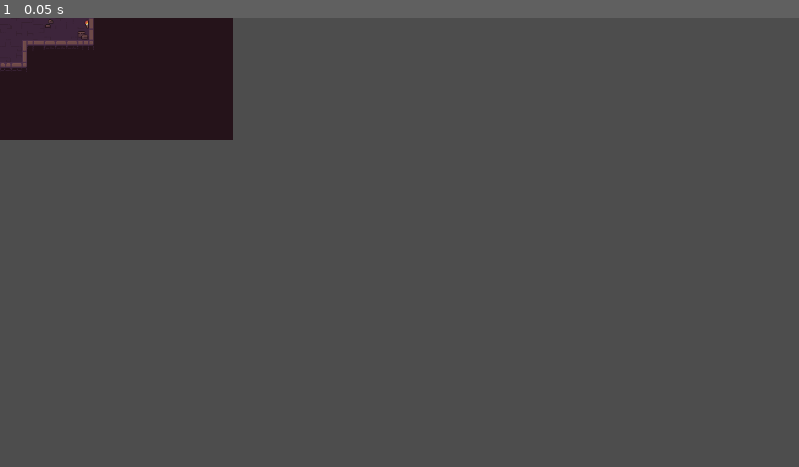
Above: before the commit, frame 1.
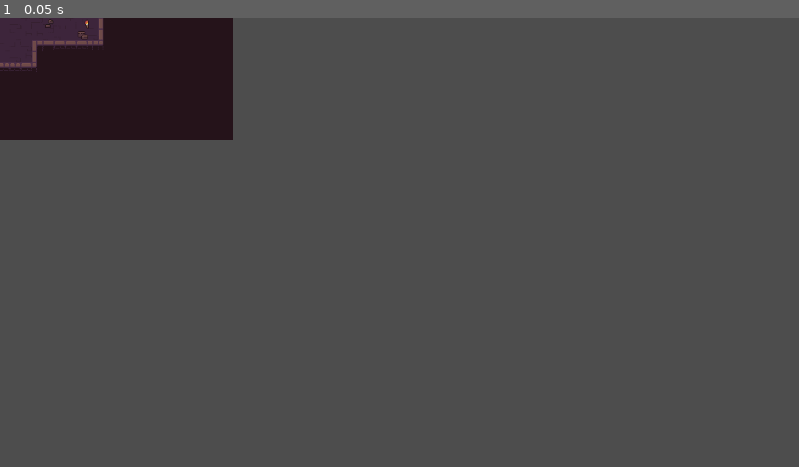
Above: after the commit, the same moment.

Repository: ArKade523/virtue-for-vice
Game: Godot game, scene res://Scenes/dungeon1.tscn
Same seed, same stepped clock (60 frames per second), same inputs: the game is played once before the commit and once after it.
Inputs:
- Up to frame 1 (0.05 s): no input

The runs differ from the first frame. In frame 1, 0.2% of the frame differs, in the area x 0-13%, y 0-13%.

Commit message:
Added collision to walls

Diff:
--- a/Scenes/dungeon1.tscn
+++ b/Scenes/dungeon1.tscn
@@ -113,9 +113,11 @@
 texture = ExtResource("1_3sbh4")
 0:0/0 = 0
 0:0/0/terrain_set = 0
+0:0/0/physics_layer_0/polygon_0/points = PackedVector2Array(8, 8, 8, -8, 1.0625, -8, 0.75, 8)
 0:0/0/terrains_peering_bit/bottom_right_corner = 0
 1:0/0 = 0
 1:0/0/terrain_set = 0
+1:0/0/physics_layer_0/polygon_0/points = PackedVector2Array(8, 8, 8, -8, -8, -8, -8, 8)
 1:0/0/terrains_peering_bit/bottom_right_corner = 0
 1:0/0/terrains_peering_bit/bottom_side = 0
 1:0/0/terrains_peering_bit/bottom_left_corner = 0
@@ -123,16 +125,19 @@
 1:0/0/terrains_peering_bit/top_left_corner = 0
 2:0/0 = 0
 2:0/0/terrain_set = 0
+2:0/0/physics_layer_0/polygon_0/points = PackedVector2Array(-8, -8, -8, 8, 8, 8, 8, -8)
 2:0/0/terrains_peering_bit/bottom_right_corner = 0
 2:0/0/terrains_peering_bit/bottom_side = 0
 2:0/0/terrains_peering_bit/bottom_left_corner = 0
 3:0/0 = 0
 3:0/0/terrain_set = 0
+3:0/0/physics_layer_0/polygon_0/points = PackedVector2Array(-8, -8, 8, -8, 8, 8, -8, 8)
 3:0/0/terrains_peering_bit/bottom_right_corner = 0
 3:0/0/terrains_peering_bit/bottom_side = 0
 3:0/0/terrains_peering_bit/bottom_left_corner = 0
 4:0/0 = 0
 4:0/0/terrain_set = 0
+4:0/0/physics_layer_0/polygon_0/points = PackedVector2Array(-8, -8, 8, -8, 8, 8, -8, 8)
 4:0/0/terrains_peering_bit/right_side = 0
 4:0/0/terrains_peering_bit/bottom_right_corner = 0
 4:0/0/terrains_peering_bit/bottom_side = 0
@@ -140,6 +145,7 @@
 4:0/0/terrains_peering_bit/top_right_corner = 0
 5:0/0 = 0
 5:0/0/terrain_set = 0
+5:0/0/physics_layer_0/polygon_0/points = PackedVector2Array(-0.75, -8, -0.875, 8, -8, 8, -8, -8)
 5:0/0/terrains_peering_bit/bottom_left_corner = 0
 6:0/0 = 0
 6:0/0/terrain_set = 0
@@ -187,6 +193,7 @@
 9:0/0/terrains_peering_bit/top_right_corner = 0
 0:1/0 = 0
 0:1/0/terrain_set = 0
+0:1/0/physics_layer_0/polygon_0/points = PackedVector2Array(0.8125, -8, 8, -8, 8, 8, 1.125, 8)
 0:1/0/terrains_peering_bit/right_side = 0
 0:1/0/terrains_peering_bit/bottom_right_corner = 0
 0:1/0/terrains_peering_bit/top_right_corner = 0
@@ -200,6 +207,7 @@
 4:1/0/terrain_set = 0
 5:1/0 = 0
 5:1/0/terrain_set = 0
+5:1/0/physics_layer_0/polygon_0/points = PackedVector2Array(-8, -8, -1.125, -8, -0.6875, 8, -8, 8)
 5:1/0/terrains_peering_bit/bottom_left_corner = 0
 5:1/0/terrains_peering_bit/left_side = 0
 5:1/0/terrains_peering_bit/top_left_corner = 0
@@ -249,6 +257,7 @@
 9:1/0/terrains_peering_bit/top_right_corner = 0
 0:2/0 = 0
 0:2/0/terrain_set = 0
+0:2/0/physics_layer_0/polygon_0/points = PackedVector2Array(0.875, -8, 8, -8, 8.625, 8.25, 8, 8, 1.0625, 8)
 0:2/0/terrains_peering_bit/right_side = 0
 0:2/0/terrains_peering_bit/bottom_right_corner = 0
 0:2/0/terrains_peering_bit/top_right_corner = 0
@@ -280,6 +289,7 @@
 4:2/0/terrain_set = 0
 5:2/0 = 0
 5:2/0/terrain_set = 0
+5:2/0/physics_layer_0/polygon_0/points = PackedVector2Array(-8, -8, -0.75, -8, -0.875, 8, -8, 8)
 5:2/0/terrains_peering_bit/bottom_left_corner = 0
 5:2/0/terrains_peering_bit/left_side = 0
 5:2/0/terrains_peering_bit/top_left_corner = 0
@@ -329,6 +339,7 @@
 9:2/0/terrains_peering_bit/top_right_corner = 0
 0:3/0 = 0
 0:3/0/terrain_set = 0
+0:3/0/physics_layer_0/polygon_0/points = PackedVector2Array(0.9375, -8, 8, -8, 8, 8, 0.9375, 8)
 0:3/0/terrains_peering_bit/right_side = 0
 0:3/0/terrains_peering_bit/bottom_right_corner = 0
 0:3/0/terrains_peering_bit/top_right_corner = 0
@@ -342,6 +353,7 @@
 4:3/0/terrain_set = 0
 5:3/0 = 0
 5:3/0/terrain_set = 0
+5:3/0/physics_layer_0/polygon_0/points = PackedVector2Array(-8, -8, -0.8125, -8, -0.875, 8, -8, 8)
 5:3/0/terrains_peering_bit/bottom_left_corner = 0
 5:3/0/terrains_peering_bit/left_side = 0
 5:3/0/terrains_peering_bit/top_left_corner = 0
@@ -353,29 +365,35 @@
 9:3/0 = 0
 0:4/0 = 0
 0:4/0/terrain_set = 0
+0:4/0/physics_layer_0/polygon_0/points = PackedVector2Array(0.75, -8, 8, -8, 8, -0.875, 0.9375, -0.8125)
 0:4/0/terrains_peering_bit/top_right_corner = 0
 1:4/0 = 0
 1:4/0/terrain_set = 0
+1:4/0/physics_layer_0/polygon_0/points = PackedVector2Array(-8, -8, 8, -8, 8, -0.8125, -8, -0.875, -8.1875, -8.5)
 1:4/0/terrains_peering_bit/top_left_corner = 0
 1:4/0/terrains_peering_bit/top_side = 0
 1:4/0/terrains_peering_bit/top_right_corner = 0
 2:4/0 = 0
 2:4/0/terrain_set = 0
+2:4/0/physics_layer_0/polygon_0/points = PackedVector2Array(-8, -8, 8, -8, 8, -0.9375, -8, -0.9375)
 2:4/0/terrains_peering_bit/top_left_corner = 0
 2:4/0/terrains_peering_bit/top_side = 0
 2:4/0/terrains_peering_bit/top_right_corner = 0
 3:4/0 = 0
 3:4/0/terrain_set = 0
+3:4/0/physics_layer_0/polygon_0/points = PackedVector2Array(-8, -8, 8, -8, 8, 4.5, 8, -0.875, -8, -0.5625)
 3:4/0/terrains_peering_bit/top_left_corner = 0
 3:4/0/terrains_peering_bit/top_side = 0
 3:4/0/terrains_peering_bit/top_right_corner = 0
 4:4/0 = 0
 4:4/0/terrain_set = 0
+4:4/0/physics_layer_0/polygon_0/points = PackedVector2Array(-8, -8, 8, -8, 8, -0.6875, -8, -0.875)
 4:4/0/terrains_peering_bit/top_left_corner = 0
 4:4/0/terrains_peering_bit/top_side = 0
 4:4/0/terrains_peering_bit/top_right_corner = 0
 5:4/0 = 0
 5:4/0/terrain_set = 0
+5:4/0/physics_layer_0/polygon_0/points = PackedVector2Array(-8, -8, -0.6875, -8, -0.875, 0.0625, -8, 0.1875)
 5:4/0/terrains_peering_bit/top_left_corner = 0
 6:4/0 = 0
 6:4/0/terrain_set = 0
@@ -384,6 +402,7 @@
 9:4/0 = 0
 0:5/0 = 0
 0:5/0/terrain_set = 0
+0:5/0/physics_layer_0/polygon_0/points = PackedVector2Array(-8, -8, 8, -8, 8, -0.625, -0.875, -0.875, -0.8125, 8, -8, 8)
 0:5/0/terrains_peering_bit/bottom_left_corner = 0
 0:5/0/terrains_peering_bit/left_side = 0
 0:5/0/terrains_peering_bit/top_left_corner = 0
@@ -391,16 +410,19 @@
 0:5/0/terrains_peering_bit/top_right_corner = 0
 1:5/0 = 0
 1:5/0/terrain_set = 0
+1:5/0/physics_layer_0/polygon_0/points = PackedVector2Array(-8, -8, 8, -8, 8, -0.6875, -8, -0.5625)
 1:5/0/terrains_peering_bit/top_left_corner = 0
 1:5/0/terrains_peering_bit/top_side = 0
 1:5/0/terrains_peering_bit/top_right_corner = 0
 2:5/0 = 0
 2:5/0/terrain_set = 0
+2:5/0/physics_layer_0/polygon_0/points = PackedVector2Array(-8, -8, 8, -8, 8, -0.875, -8, -0.875)
 2:5/0/terrains_peering_bit/top_left_corner = 0
 2:5/0/terrains_peering_bit/top_side = 0
 2:5/0/terrains_peering_bit/top_right_corner = 0
 3:5/0 = 0
 3:5/0/terrain_set = 0
+3:5/0/physics_layer_0/polygon_0/points = PackedVector2Array(-8, -8, 8, -8, 8, 8, 0.8125, 8, 1.0625, -0.75, -8, -0.75)
 3:5/0/terrains_peering_bit/right_side = 0
 3:5/0/terrains_peering_bit/bottom_right_corner = 0
 3:5/0/terrains_peering_bit/top_left_corner = 0
@@ -408,6 +430,7 @@
 3:5/0/terrains_peering_bit/top_right_corner = 0
 4:5/0 = 0
 4:5/0/terrain_set = 0
+4:5/0/physics_layer_0/polygon_0/points = PackedVector2Array(-8, -8, 8, -8, 8, -0.875, -0.9375, -1.125, -0.875, 8, -8, 8)
 4:5/0/terrains_peering_bit/bottom_left_corner = 0
 4:5/0/terrains_peering_bit/left_side = 0
 4:5/0/terrains_peering_bit/top_left_corner = 0
@@ -415,6 +438,7 @@
 4:5/0/terrains_peering_bit/top_right_corner = 0
 5:5/0 = 0
 5:5/0/terrain_set = 0
+5:5/0/physics_layer_0/polygon_0/points = PackedVector2Array(-8, -8, 8, -8, 8, 8, 0.8125, 8, 0.875, -0.625, -8, -0.75)
 5:5/0/terrains_peering_bit/right_side = 0
 5:5/0/terrains_peering_bit/bottom_right_corner = 0
 5:5/0/terrains_peering_bit/top_left_corner = 0
@@ -536,6 +560,8 @@
 9:9/0 = 0
 
 [sub_resource type="TileSet" id="TileSet_sgk7q"]
+physics_layer_0/collision_layer = 1
+physics_layer_0/collision_mask = 2
 terrain_set_0/mode = 0
 terrain_set_0/terrain_0/name = "wallTerrain"
 terrain_set_0/terrain_0/color = Color(0.5, 0.34375, 0.25, 1)
@@ -653,6 +679,7 @@
 tile_set = SubResource("TileSet_2dpod")
 
 [node name="GroundLayer" type="TileMapLayer" parent="."]
+position = Vector2(14, 0)
 tile_map_data = PackedByteArray("AAABAAMAAAAHAAEAAAABAAIAAAABAAcAAAABAAEAAAACAAIAAAABAAAAAAAIAAIAAAABAP//AAADAAcAAAABAP …(4208 unchanged characters)…
 tile_set = SubResource("TileSet_sgk7q")
 
